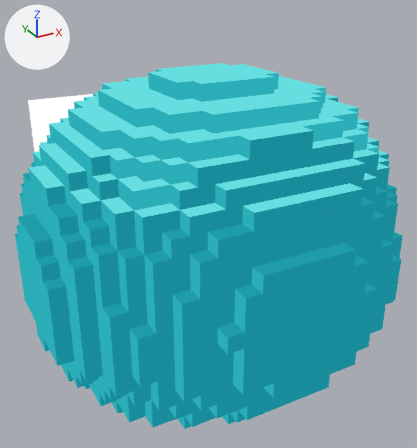
The glTF model assets/models/creatures/slime_hydro/slime_hydro.glb: old version first, new version second.
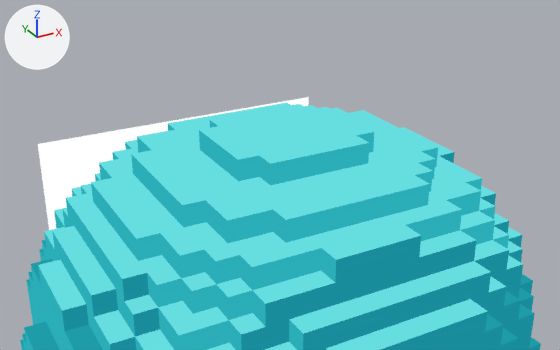
Each version is shown whole from a 50 mm lens placed at (-0.876, -1.608, 1.29), pointed at (-0.007, -0.028, 0.5), then close up from a 50 mm lens placed at (-0.805, -1.478, 1.629), pointed at (0.064, 0.101, 0.839). The axes (+X, +Y, +Z) are drawn at upper left. The lights are the same throughout. The older version's two pictures come first. Where no turn or scale is listed for an object, it has been applied to the vertices. Vertices at exactly the same position are counted once.

The first close-up shows 'Face', 'Shell'.
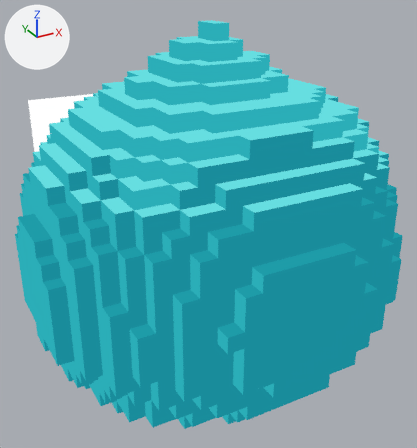
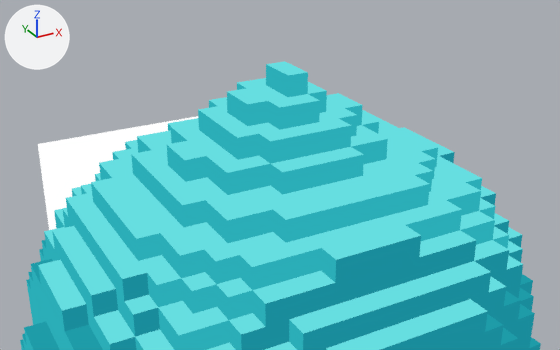
Commit message: Add integrated droplet point to Hydro slime top

Location of each change, [x1, y1, x2, y2] in pixels of the close-ups (560 x 350 px):
'Shell', reshaped
    before: [20, 103, 541, 350]
    after: [20, 61, 541, 350]
part 1 of me_hydro_blob_body, built on
    before: [168, 107, 385, 195]
    after: [167, 61, 388, 195]
part 2 of me_hydro_blob_body, recoloured
    before: [199, 130, 312, 176]
    after: [179, 130, 323, 163]
part 3 of me_hydro_blob_body, recoloured
    before: [181, 137, 343, 185]
    after: [179, 117, 343, 185]
part 4 of me_hydro_blob_body, recoloured
    before: [229, 113, 255, 119]

Edits to the bpy script that builds the scene:
```text
Change me_hydro_blob_body:
    used by ob_shell; location = (0.0, 0.0, 0.499)
    remove me_hydro_blob_body.from_pydata(...)  # 2476 vertices, 4948 faces; spans x -0.601..0.601, y -0.571..0.571, z -0.499..0.499
    add me_hydro_blob_body.from_pydata(...)  # 2534 vertices, 5064 faces; spans x -0.601..0.601, y -0.571..0.571, z -0.499..0.649
    me_hydro_blob_body part 1
    31 vertices are removed from x -0.2..0.2, y -0.156..0.156, z 0.449..0.499
    147 faces are deleted
    3 vertices in x 0.0, y -0.156..-0.052, z 0.449..0.499 move by (0.0, -0.052, 0.05)
    5 vertices move from x -0.15..0.0, y 0.0..0.156, z 0.449..0.499 to x -0.2..0.0, y 0.0..0.208, z 0.499..0.549
    8 vertices are added at x 0.0..0.1, y -0.052..0.0, z 0.549..0.649
    48 new vertices lie (0.0, 0.0, 0.05) away from vertices in x -0.25..0.25, y -0.208..0.208, z 0.449..0.499
    9 new vertices lie (0.0, -0.052, 0.0) away from vertices in x -0.2..0.15, y 0.0..0.156, z 0.499..0.599
    7 new vertices lie (0.05, 0.0, 0.0) away from vertices in x -0.1..0.0, y -0.104..0.052, z 0.499..0.599
    7 new vertices lie (0.0, 0.0, 0.05) away from vertices in x -0.1..0.1, y -0.104..0.104, z 0.549
    5 new vertices lie (0.0, -0.052, 0.0) away from vertices in x 0.0..0.1, y 0.052..0.104, z 0.549..0.599
    5 new vertices lie (0.0, 0.0, 0.05) away from vertices in x 0.0..0.1, y -0.052..0.052, z 0.549..0.599
    78 new faces join them, mat_slimeshell
    36 new faces join them, mat_slimeshellouter
    40 new faces join them, mat_slimeshelltop
    109 new faces join them, mat_slimeshelllight
    me_hydro_blob_body part 2: 2 faces spanning x -0.2..0.0, y -0.208..0.104, z 0.499 switch from mat_slimeshell to mat_slimeshelllight
    me_hydro_blob_body part 3: 4 faces spanning x -0.2..0.05, y -0.208..0.104, z 0.449..0.549 switch from mat_slimeshelllight to mat_slimeshell
    me_hydro_blob_body part 4: 2 faces spanning x -0.05..0.0, y 0.156..0.208, z 0.449..0.549 switch from mat_slimeshelllight to mat_slimeshelltop
```
